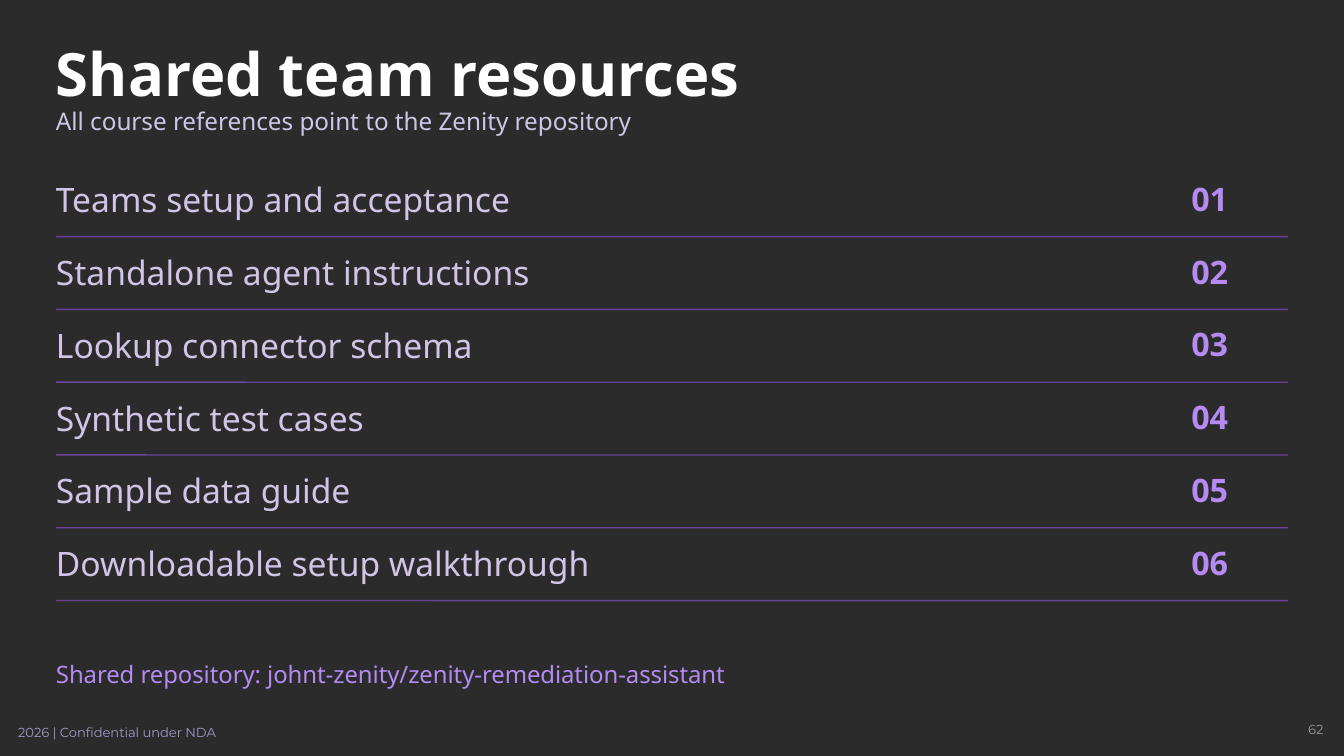
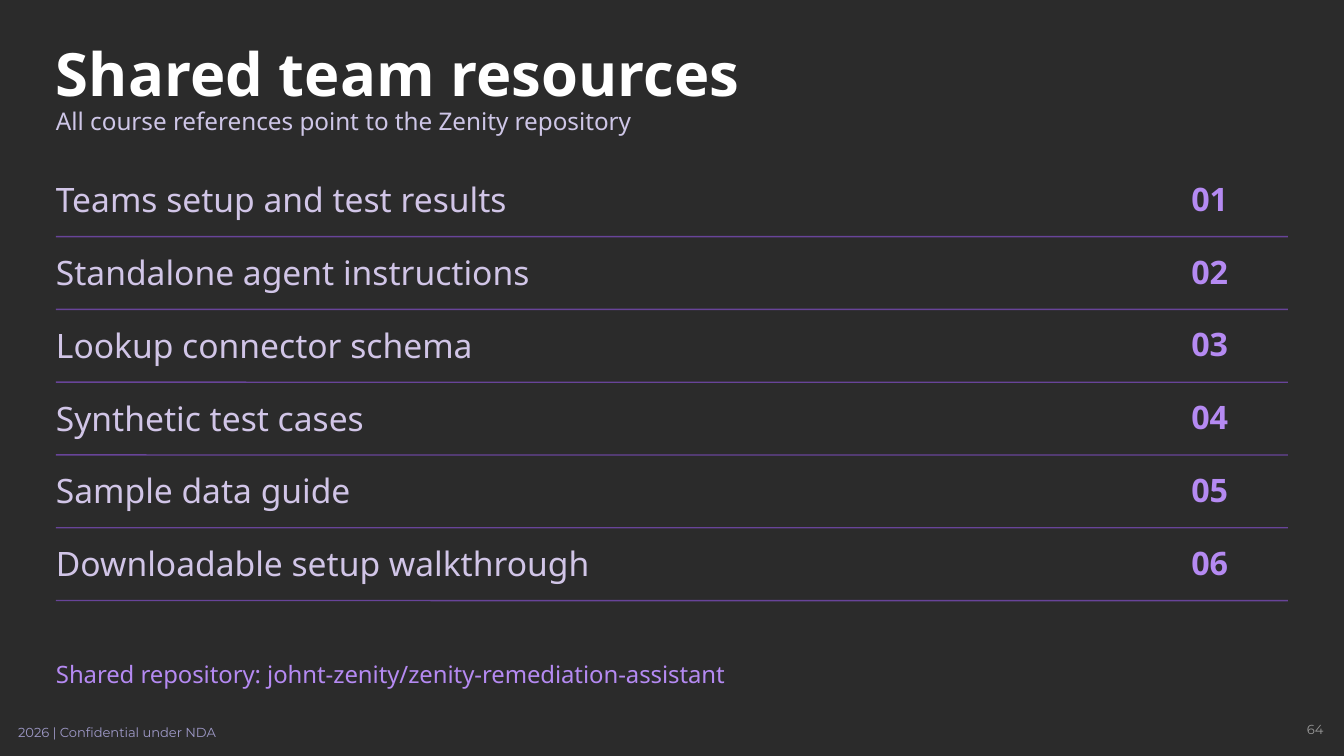
Before and after one commit to johnt-zenity/zenity-remediation-assistant, a slide deck: slide 64 of docs/training/zenity-teams-training.pptx (slide 62 before the commit). Drawn at 1344x756 pixels with LibreOffice and Linux fonts; fonts in the diff are those of the drawing; background and template pictures are left out; a plain dark background stands for a picture behind light text. Boxes give left, top, right and bottom in pixels: in the first picture for what was removed or moved away, otherwise in the second. Text is boxed around its words. In the diff, an @@ line names an element or a change of style, - is before the commit and + after.

```diff
--- a/docs/training/zenity-teams-training.pptx
+++ b/docs/training/zenity-teams-training.pptx
@@ text at [56, 186, 507, 220]: text changed @@
-Teams setup and acceptance
+Teams setup and test results
@@ page number at [1307, 725, 1324, 734]: text changed @@
-62
+64
```
Also in this commit, not shown: 10 other slides changed, 2 slides added, 16 other files.
